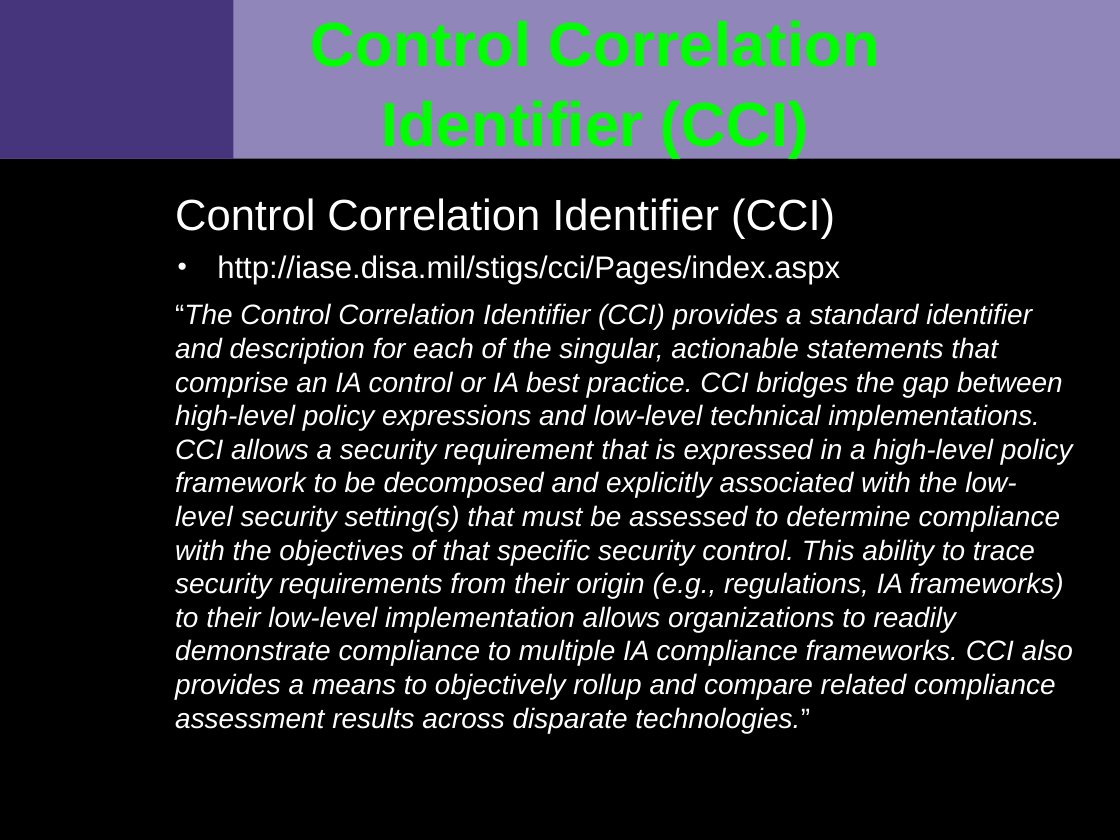
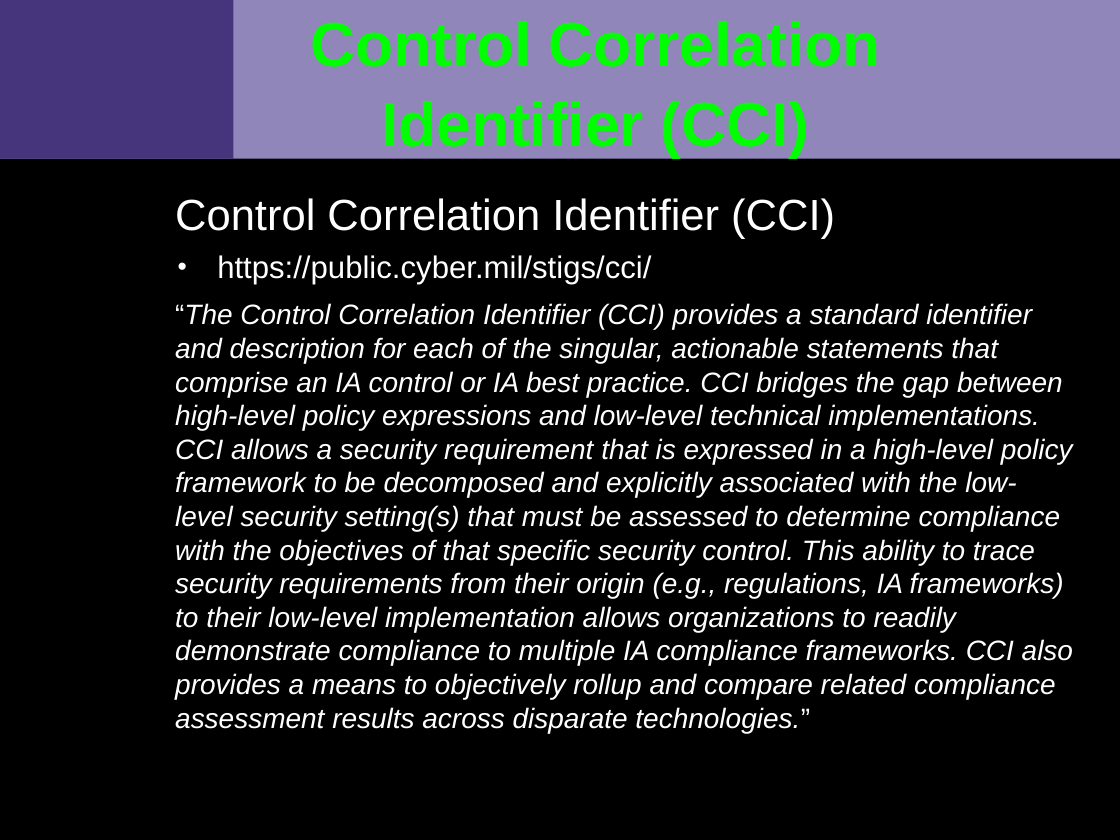
Before and after one commit to VCTLabs/elc2015-presentations, a slide deck: slide 8 of security_IoT/security_assessment_slides.odp. Drawn at 1120x840 pixels with LibreOffice and Linux fonts; fonts in the diff are those of the drawing; background and template pictures are left out. Boxes give left, top, right and bottom in pixels: in the first picture for what was removed or moved away, otherwise in the second. Text is boxed around its words. In the diff, an @@ line names an element or a change of style, - is before the commit and + after.

```diff
--- a/security_IoT/security_assessment_slides.odp
+++ b/security_IoT/security_assessment_slides.odp
@@ text at [217,255,651,284]: text changed @@
-  • http://iase.disa.mil/stigs/cci/Pages/index.aspx
+  • https://public.cyber.mil/stigs/cci/
```
Also in this commit, not shown: 4 other slides changed, 1 other file.
